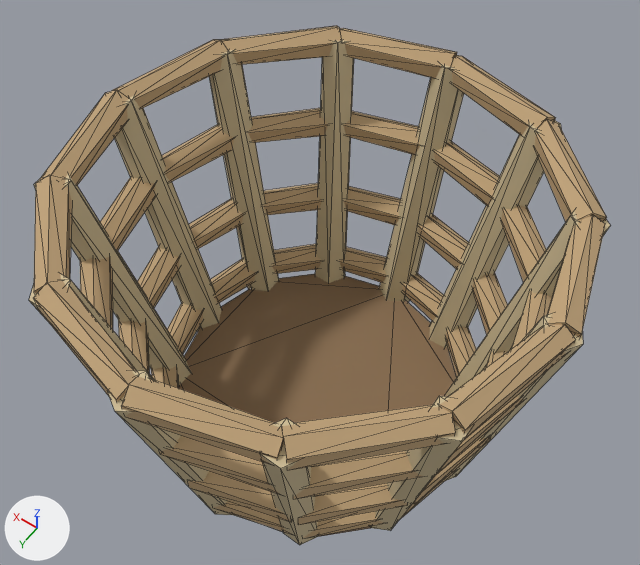
The glTF model public/assets/models/basket_empty.glb as it was, and as the next commit left it.
Rendered twice from a 50 mm lens placed at (-0.477, 0.66, 1.416), pointed at (0.021, -0.037, 0.32). The lights are fixed; the arrows at lower left show +X, +Y and +Z. The first picture is the older version. Mesh edges are drawn as thin lines. Vertices at exactly the same position are counted once.

Names of what the first picture shows: 'basket_empty.001'.
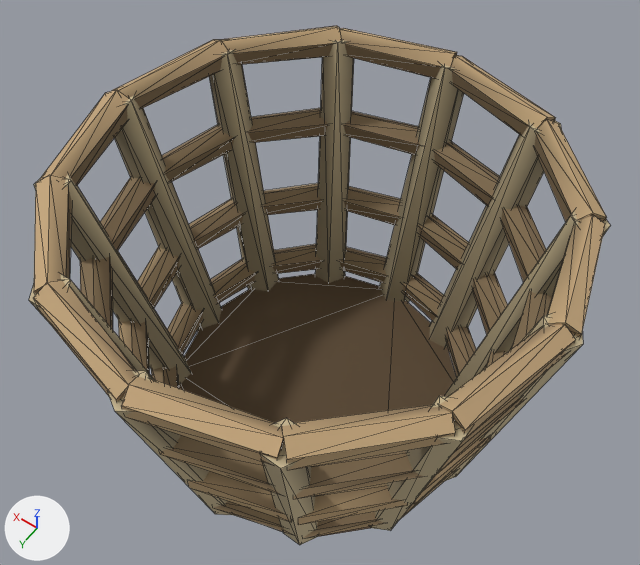
Changed parts and their boxes (x1, y1, x2, y2) in the pictures (640 x 565 px):
part 1 of me_cone_790, recoloured (darker)
    both: (34, 30, 607, 537)
part 2 of me_cone_790, recoloured (darker)
    both: (29, 30, 610, 537)

What the commit changed:
me_cone_790 has 744 vertices, 1244 faces and spans x -0.387..0.387, y -0.387..0.387, z 0.01..0.565.
me_cone_790 is used by ob_basket_empty_001; location (0.0, 0.0, 0.0).
me_cone_790 part 1: 932 faces centred in x -0.374..0.374, y -0.374..0.374, z 0.01..0.559 are repainted in the vertex colours; the middle colour goes from brown #bfa279 to brown #7e6a4d.
me_cone_790 part 2: 308 faces centred in x -0.378..0.378, y -0.378..0.378, z 0.068..0.56 are repainted in the vertex colours; the middle colour goes from beige #cebd97 to beige #b7a077.
